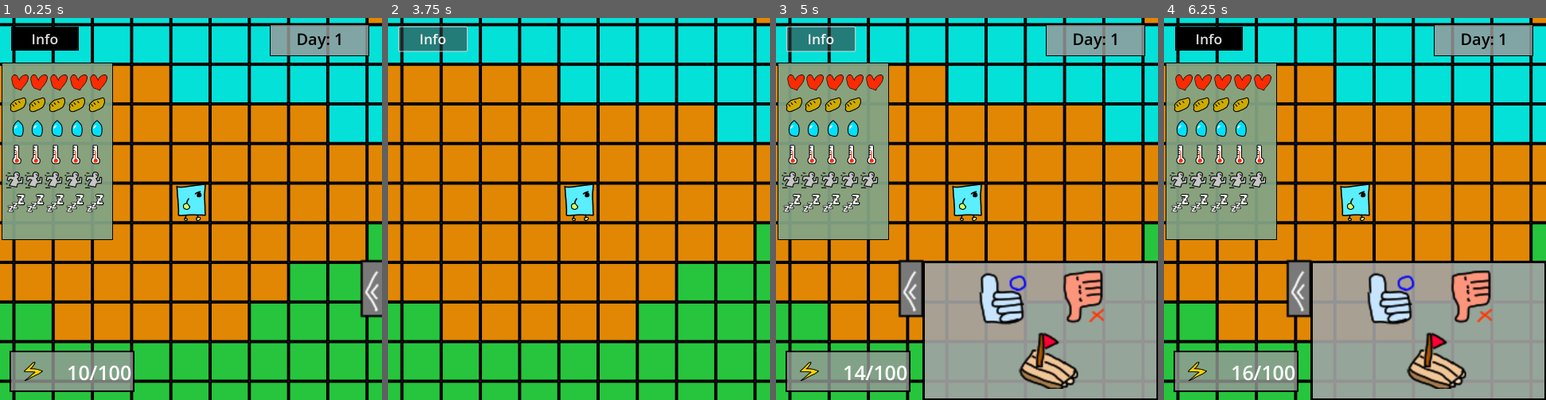
Above: before the commit, frames 1-4 (left to right).
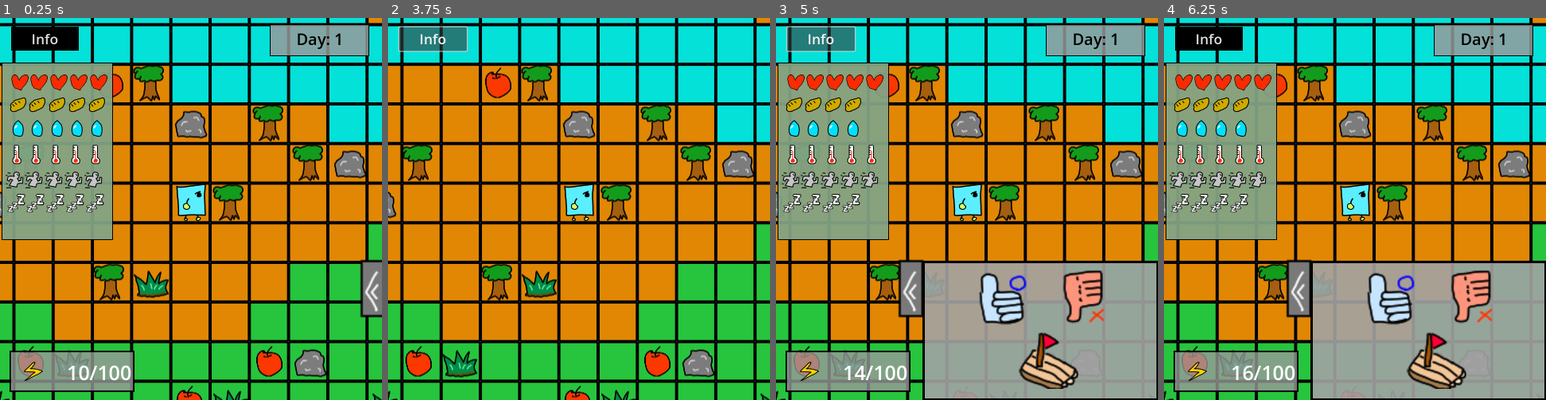
Above: after the commit, the same moments.

Repository: K16858/rl-survival
Game: Godot game, scene res://scene/main.tscn
Two runs of this game, one before a commit and one after it. Both use one fixed random seed, a clock stepped at 60 frames per second and the inputs below.
Inputs (mouse positions are in pixels of both pictures, inside the frame that each line leads up to):
- Up to frame 1 (0.25 s): no input
- Up to frame 2 (3.75 s): click (762, 289) at 0.5 s; click (613, 300) at 1.25 s; click (697, 296) at 2 s; click (663, 357) at 2.75 s; click "Info" at 3.5 s
- Up to frame 3 (5 s): click "Info" at 4.25 s
- Up to frame 4 (6.25 s): click (1297, 289) at 5 s; click (1538, 289) at 5.75 s

The runs differ from the first frame. In frame 1, 5.8% of the frame differs, in the area x 0-100%, y 12-100%; in frame 2, 7.0%; in frame 3, 4.1%; in frame 4, 4.2%.
Error in both runs: Invalid access to property or key 'next' on a base object of type 'Nil'. (res://script/player/player.gd:40)

Commit message:
世界にアイテムが生成されるように

Diff:
--- a/godot/scene/main.gd
+++ b/godot/scene/main.gd
@@ -1,16 +1,19 @@
 extends Node2D
 
 
+var world_tile_array: Array = []
 var world_object_array:Array = []
 
-var day:int = 0;
-var time:float = 0;
+var day: int = 0;
+var time: float = 0;
 
-const WORLD_MAX_X:int = 100;
-const WORLD_MAX_Y:int = 100;
+const WORLD_MAX_X: int = 100;
+const WORLD_MAX_Y: int = 100;
 
 const X_per_Tile = 50;
 const Y_pre_Tile = 50;
+
+const ITEM_MARGIN:int = 5;
 
 enum MapTileEnum {
 	ground,
@@ -20,9 +23,16 @@
 	ocean
 }
 
-@onready var MapTileNode:TileMapLayer = $MapTile
+@onready var MapTileNode: TileMapLayer = $MapTile
+@onready var ItemTileNode: TileMapLayer = $ItemTile
 
 func _ready():
+	for i in range(WORLD_MAX_X):
+		var row = []
+		for j in range(WORLD_MAX_Y):
+			row.push_back(99)
+		world_tile_array.append(row)
+
 	for i in range(WORLD_MAX_X):
 		var row = []
 		for j in range(WORLD_MAX_Y):
@@ -31,6 +41,27 @@
 
 	for i in range(WORLD_MAX_X):
 		for l in range(WORLD_MAX_Y):
-			var data = MapTileNode.get_cell_tile_data(Vector2(i-50,l-50))
+			var data = MapTileNode.get_cell_tile_data(Vector2(i - 50, l - 50))
 			if data:
-				world_object_array[i][l] = data.get_custom_data("kind")
+				world_tile_array[i][l] = data.get_custom_data("kind")
+
+	var item_margin_counter:int = 0;
+	for i in range(WORLD_MAX_X):
+		for l in range(WORLD_MAX_Y):
+			if(item_margin_counter <= 0 and world_tile_array[i][l] != 3 and world_tile_array[i][l] != 4):
+				if (randf_range(0,100) >= 50):
+					item_margin_counter = ITEM_MARGIN;
+					var item_kind = randi_range(0,4);
+					change_item_layer(i,l,item_kind);
+			else:
+				world_object_array[i][l] = 0;
+
+			item_margin_counter -= 1;
+
+func change_item_layer(x:int,y:int,kind:int):
+	world_object_array[x][y] = kind
+	ItemTileNode.set_cell(Vector2i(x-50,y-50),0,Vector2i(kind-1,0))
+
+func delete_item_layer(x:int,y:int):
+	world_object_array[x][y] = 0
+	ItemTileNode.erase_cell(Vector2i(x-50,y-50))
--- a/godot/tilemap/ItemTileSet.tres
+++ b/godot/tilemap/ItemTileSet.tres
@@ -6,17 +6,17 @@
 texture = ExtResource("1_p7r2p")
 texture_region_size = Vector2i(50, 50)
 0:0/0 = 0
-0:0/0/custom_data_0 = 10
+0:0/0/custom_data_0 = 1
 1:0/0 = 0
-1:0/0/custom_data_0 = 11
+1:0/0/custom_data_0 = 2
 2:0/0 = 0
-2:0/0/custom_data_0 = 12
+2:0/0/custom_data_0 = 3
 4:0/0 = 0
-4:0/0/custom_data_0 = 14
+4:0/0/custom_data_0 = 5
 5:0/0 = 0
-5:0/0/custom_data_0 = 15
+5:0/0/custom_data_0 = 6
 6:0/0 = 0
-6:0/0/custom_data_0 = 16
+6:0/0/custom_data_0 = 7
 7:0/0 = 0
 8:0/0 = 0
 9:0/0 = 0
@@ -73,7 +73,7 @@
 19:2/0 = 0
 20:2/0 = 0
 3:0/0 = 0
-3:0/0/custom_data_0 = 13
+3:0/0/custom_data_0 = 4
 
 [resource]
 tile_size = Vector2i(50, 50)
Binary file changed: godot/assets/img/object/ItemSS(50×50).png
